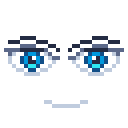
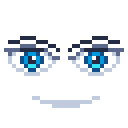
The second w=128, h=128 image is a revision of the first. Changes to its layers:
showed "Smile 2" over [32, 96, 100, 104]
